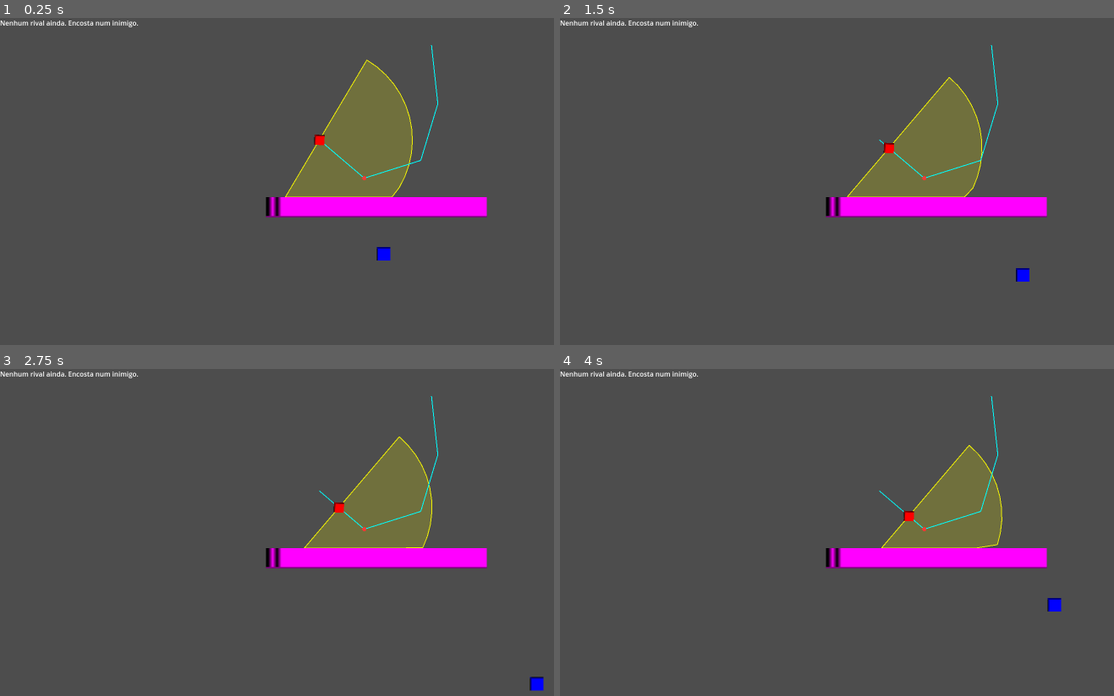
Above: before the commit, frames 1-4 (two rows, left to right).
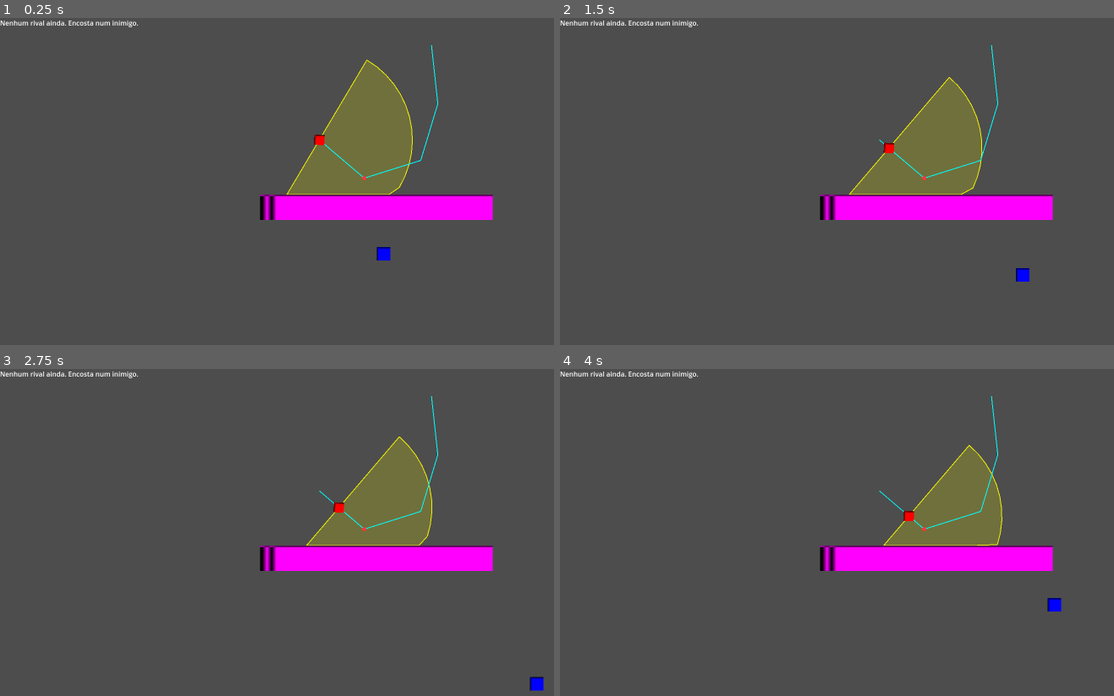
Above: after the commit, the same moments.

Repository: titosavio/Games
Game: Godot game, scene res://scenes/Main.tscn
Same seed, same stepped clock (60 frames per second), same inputs: the game is played once before the commit and once after it.
Inputs:
- Up to frame 1 (0.25 s): no input
- Up to frame 2 (1.5 s): hold Right (ui_right) 0.53-1.28 s; hold Down (ui_down) from 1.28 s (still down)
- Up to frame 3 (2.75 s): release Down (ui_down) at 2.03 s; hold Right (ui_right) from 2.03 s (still down)
- Up to frame 4 (4 s): release Right (ui_right) at 2.78 s; hold W (ui_up) 2.78-3.53 s; hold Left (ui_left) from 3.53 s (still down)

The runs differ from the first frame. In frame 1, 1.2% of the frame differs, in the area x 46-90%, y 44-62%; in frame 2, 1.2%; in frame 3, 1.2%, in the area x 46-90%, y 51-62%; in frame 4, 1.2%.

Commit message:
refactor: Integrate navigation agent and enhance enemy logic
Added a NavigationAgent2D to the enemy scene for improved pathfinding. Updated enemy behavior to utilize the navigation agent for target positioning and path following. Cleaned up unnecessary properties and ensured better organization of navigation-related logic.

Diff:
--- a/new-game-project/scenes/Enemy.tscn
+++ b/new-game-project/scenes/Enemy.tscn
@@ -20,25 +20,7 @@
 visibility_layer = 7
 collision_mask = 7
 script = ExtResource("1_1vja8")
-enemy_id = null
-base_speed = null
-follow_radius = null
 follow_angle = 180.0
-cone_is_visible = null
-path_debug_visible = null
-stop_distance = null
-accel = null
-patrol_step = null
-patrol_points = null
-patrol_reach_eps = null
-patrol_speed_mult = null
-nav_mask = null
-investigate_time = null
-chase_timeout = null
-return_reach_eps = null
-spawn_index = null
-return_step = null
-return_points_max = null
 
 [node name="CollisionShape2D" type="CollisionShape2D" parent="."]
 visibility_layer = 7
@@ -73,3 +55,6 @@
 
 [node name="Vision" type="Node" parent="Logic"]
 script = ExtResource("6_ly5gv")
+
+[node name="NavigationAgent2D" type="NavigationAgent2D" parent="."]
+avoidance_enabled = true
--- a/new-game-project/scenes/Main.tscn
+++ b/new-game-project/scenes/Main.tscn
@@ -1,10 +1,15 @@
-[gd_scene load_steps=6 format=3 uid="uid://ot3ll0d2gmdi"]
+[gd_scene load_steps=7 format=3 uid="uid://ot3ll0d2gmdi"]
 
 [ext_resource type="Script" uid="uid://ckpw7cktii0ue" path="res://scripts/Main.gd" id="1_rarhs"]
 [ext_resource type="PackedScene" uid="uid://ccniks3ikqf7r" path="res://scenes/UI.tscn" id="2_vcsgt"]
 [ext_resource type="PackedScene" uid="uid://evgs2en8b83r" path="res://scenes/Player.tscn" id="3_c01mt"]
 [ext_resource type="PackedScene" uid="uid://ddsrl6p7cav3j" path="res://scenes/Enemy.tscn" id="4_nxtc6"]
 [ext_resource type="PackedScene" uid="uid://c3uay2k56y6mf" path="res://scenes/Wall.tscn" id="5_vcsgt"]
+
+[sub_resource type="NavigationPolygon" id="NavigationPolygon_vcsgt"]
+vertices = PackedVector2Array(402.6797, -6.171875, 402.4375, -25.46875, 868.40625, -44.203125, 872.6797, -28.789063, 901.2969, 402.78125, 764.6797, 505.96875, 928.3203, -31.46875, 385.6328, 46.90625, 387.6328, -5.4375, -861.3672, 493.0625, -183.35156, 52.09375, -188.6875, -28.039063, -940.90625, -38.148438, -892.6172, -445.10938, -566.8672, -653.1328, 380.14063, -26, 755.3594, -713.6328, 922.3281, -73.09375)
+polygons = Array[PackedInt32Array]([PackedInt32Array(0, 1, 2, 3, 4, 5), PackedInt32Array(3, 6, 4), PackedInt32Array(7, 8, 0, 5), PackedInt32Array(7, 5, 9, 10), PackedInt32Array(11, 10, 9, 12, 13, 14), PackedInt32Array(15, 11, 14, 16, 17), PackedInt32Array(1, 15, 17, 2)])
+outlines = Array[PackedVector2Array]([PackedVector2Array(-951, -38, -870, 503, 768, 516, 911, 408, 939, -42, 378, -15, 376, 37, -174, 42, -178, -18, 380, -16, 422, -15, 878, -38, 934, -68, 763, -724, -570, -663, -902, -451)])
 
 [node name="Main" type="Node2D"]
 script = ExtResource("1_rarhs")
@@ -23,23 +28,13 @@
 [node name="Enemy1" parent="Enemies" instance=ExtResource("4_nxtc6")]
 position = Vector2(46.000004, -39)
 rotation = -6.021417
-enemy_id = ""
-base_speed = 45.0
-accel = 10.0
-follow_radius = 220.0
-nav_mask = 6
-patrol_step = 140.0
-patrol_points = 4
-patrol_reach_eps = 10.0
-patrol_speed_mult = 0.55
-investigate_time = 2.0
-chase_timeout = 3.0
-return_reach_eps = 12.0
-return_points_max = 8
-spawn_index = 0
-cone_is_visible = true
-path_debug_visible = true
 
-[node name="Wall" parent="." instance=ExtResource("5_vcsgt")]
+[node name="NavRegion" type="NavigationRegion2D" parent="."]
+position = Vector2(-12, -7)
+navigation_polygon = SubResource("NavigationPolygon_vcsgt")
+
+[node name="Walls" type="Node" parent="."]
+
+[node name="Wall" parent="Walls" instance=ExtResource("5_vcsgt")]
 position = Vector2(89.99999, -1.9999999)
-scale = Vector2(10.435133, -0.9697275)
+scale = Vector2(10.999416, 1.1994485)
--- a/new-game-project/scripts/enemy/enemy.gd
+++ b/new-game-project/scripts/enemy/enemy.gd
@@ -44,7 +44,7 @@
 @onready var nav: EnemyNavigator = $Logic/Navigator
 @onready var brain: EnemyBrain = $Logic/Brain
 @onready var motor: EnemyMotor = $Logic/Motor
-
+@onready var nav_agent: NavigationAgent2D = $NavigationAgent2D
 
 
 func _ready():
@@ -67,6 +67,11 @@
 	vision.setup(self)
 
 	motor.setup(self, accel)
+
+	nav_agent.path_desired_distance = 8.0
+	nav_agent.target_desired_distance = 10.0
+	nav_agent.radius = shape_radius / 2.0 + 5.0
+	nav_agent.avoidance_enabled = true
 
 func setup(system: AdversarySystem, player: CharacterBody2D) -> void:
 	adversary_system = system
--- a/new-game-project/scripts/enemy/enemy_brain.gd
+++ b/new-game-project/scripts/enemy/enemy_brain.gd
@@ -83,6 +83,8 @@
 			)
 		State.CHASE:
 			speed_mult = 1.0
+			enemy_owner.nav_agent.target_position = enemy_owner.target.global_position
+			desired_point = enemy_owner.nav_agent.get_next_path_position()
 		State.INVESTIGATE:
 			speed_mult = 0.75
 			var progress: float = clamp((_now() - investigate_start_t) / investigate_time, 0.0, 1.0)
@@ -93,10 +95,13 @@
 				desired_point = enemy_owner.global_position # não anda
 		State.RETURN:
 			speed_mult = 0.8
-			desired_point = enemy_owner.nav.return_target(
-				enemy_owner.global_position,
-				enemy_owner.spawn_pos,
-			)
+			# desired_point = enemy_owner.nav.return_target(
+			# 	enemy_owner.global_position,
+			# 	enemy_owner.spawn_pos,
+			# )
+			enemy_owner.nav_agent.target_position = enemy_owner.spawn_pos
+			desired_point = enemy_owner.nav_agent.get_next_path_position()
+			enemy_owner.nav_agent.debug_enabled = true
 	return EnemyIntent.new(intent.state, desired_point, speed_mult)
 
 
